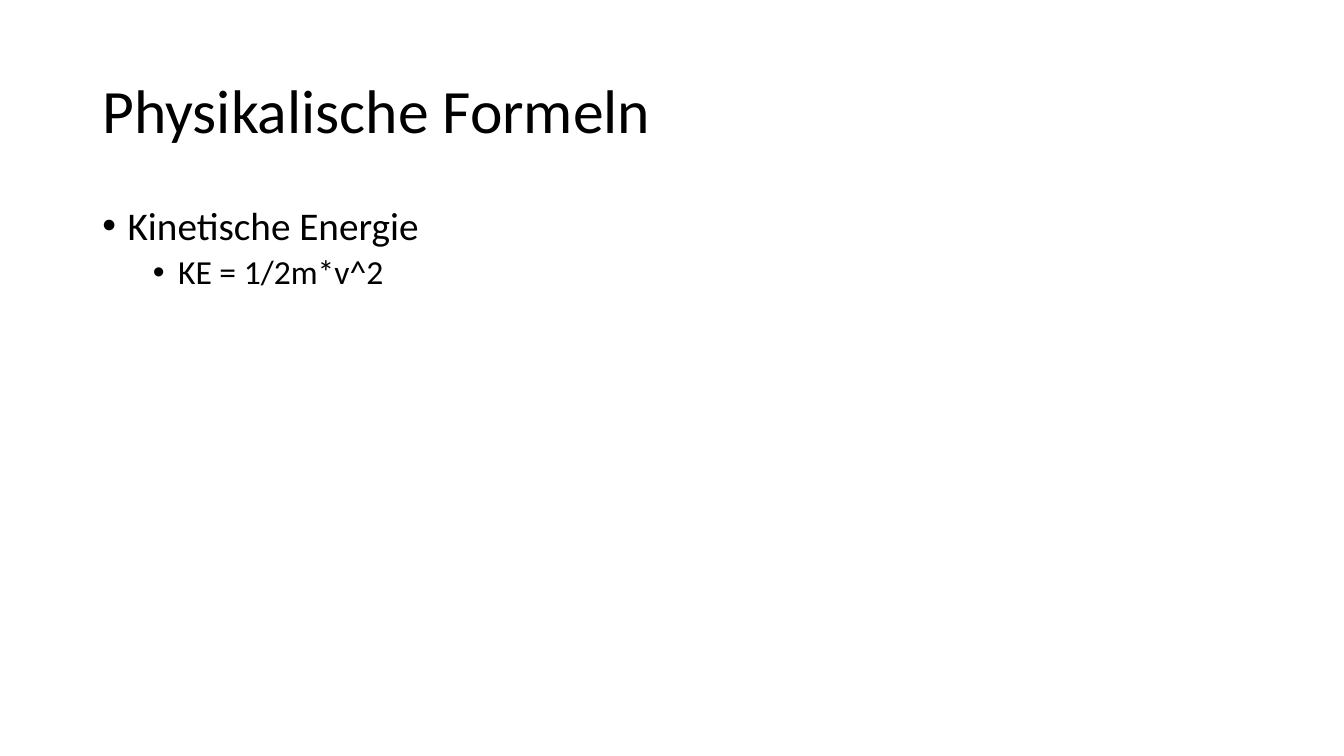
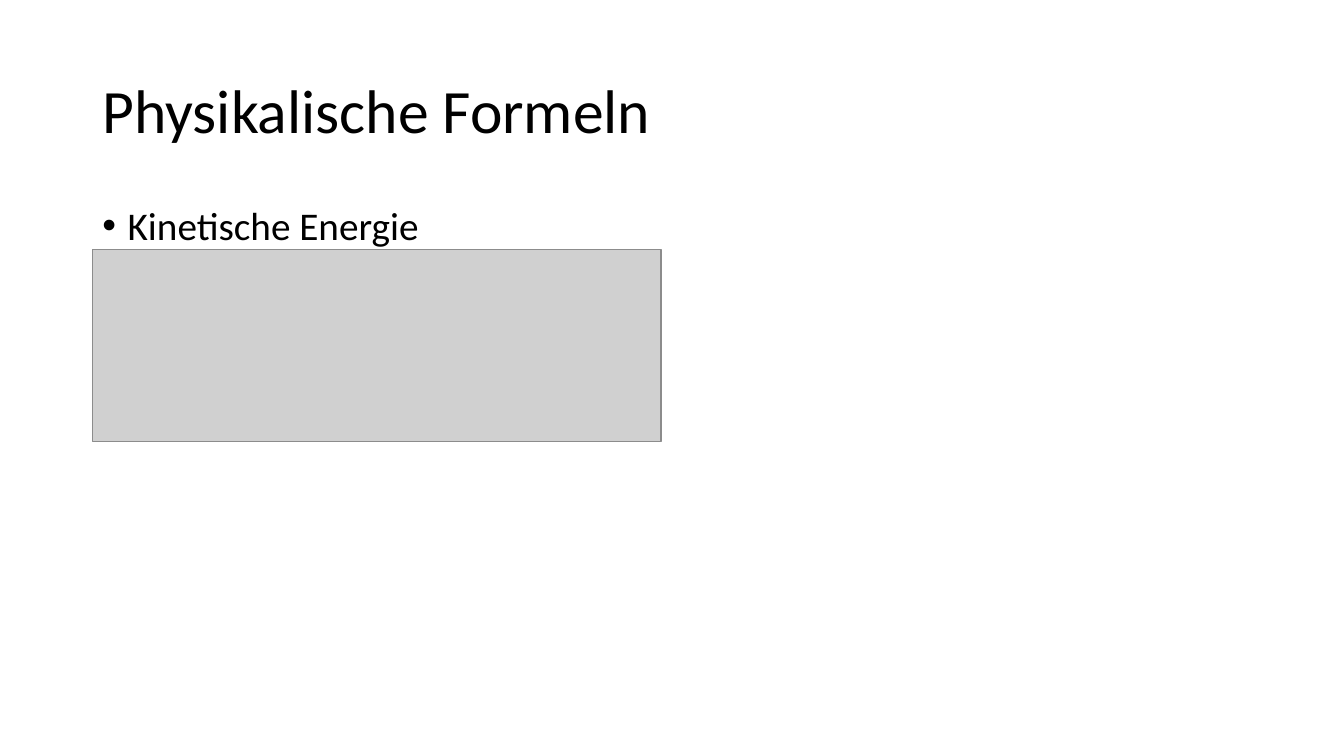
Before and after one commit to tmandelz/Steinschlag-Wahrscheinlichkeit, a slide deck: slide 2 of Präsentation/Methodik und Werkzeuge.pptx (slide 3 before the commit). Drawn at 1344x756 pixels with LibreOffice and Linux fonts; fonts in the diff are those of the drawing; grey boxes stand for pictures. Boxes give left, top, right and bottom in pixels: in the first picture for what was removed or moved away, otherwise in the second. Text is boxed around its words. In the diff, an @@ line names an element or a change of style, - is before the commit and + after.

```diff
--- a/Präsentation/Methodik und Werkzeuge.pptx
+++ b/Präsentation/Methodik und Werkzeuge.pptx
@@ picture added at box(93, 249, 661, 441) @@
@@ text at box(178, 260, 384, 286): paragraph removed @@
-  • KE = 1/2m*v^2
```
Also in this commit, not shown: 2 other slides changed.
